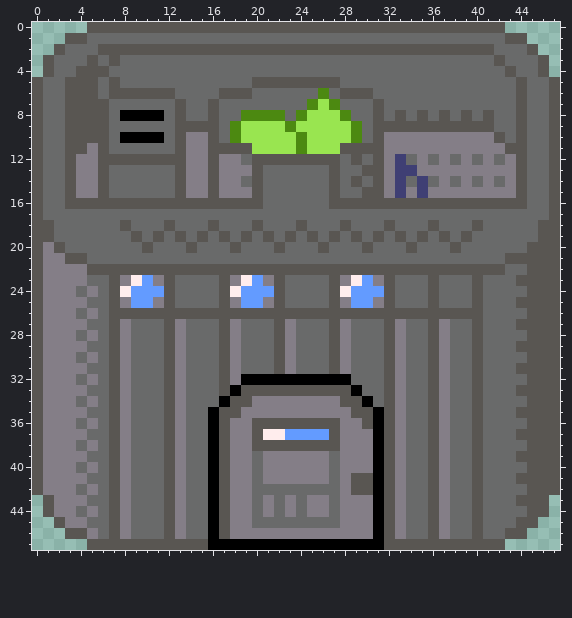
File history of a pixel-art sprite, data/mine1.png. The picture above was drawn from the file before the commit.
The file is 48x48 pixels.
After:
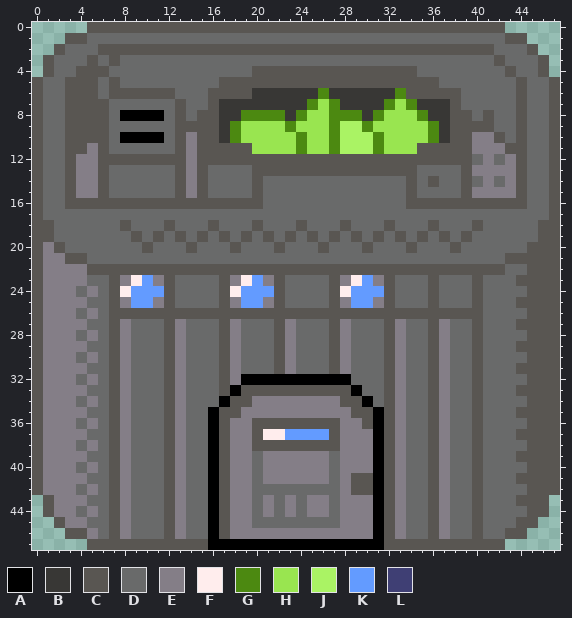
Palette (. is transparent): A #000000  B #383735  C #595652  D #696a6a  E #847e87  F #ffeded  G #4c8911  H #99e550  J #aaf364  K #639bff  L #3f3f74
From old to new:
y 4: x 20..34 DDDDDDDDDDDDDDD -> CCCCCCCCCCCCCCC
y 5: x 17..19 DDD -> CCC; x 28..36 DDDDDDDDD -> CCCCCCCCC
y 6: x 16 D -> C; x 20..25 DDDDDD -> BBBBBB; x 27..38 DCCCDDDDDDDD -> BBBBBBGCCCCC
y 7: x 17..24 DDDDDDDD -> BBBBBBBB; x 28..38 DDDCDDDDDDD -> BBBBGHGBBBC
y 8: x 15 D -> C; x 17..18 DD -> BB; x 23 D -> B; x 27 H -> G; x 29..38 DDCDCDCDCD -> GBGHHHGBBC
y 9: x 17 D -> B; x 27..37 HHGDCCCCCCC -> GJJGHHHHHGB
y 10: x 15 E -> C; x 17 D -> B; x 27..39 HHGDCEEEEEEEE -> GJJJGHHHHGBCC
y 11: x 15 E -> C; x 27..39 HCCCCEEEEEEEE -> GJJJGHHHCCCCC
y 12: x 15 E -> C; x 17..19 EED -> CCC; x 28 D -> C; x 30 D -> C; x 32..39 ELDEDEDE -> CCCCCCCC
y 13: x 15..19 ECEEE -> CDDDD; x 21..26 DDDDDD -> CCCCCC; x 28..29 DD -> CC; x 32..39 ELLEEEEE -> CCCDDDDC
y 14: x 15..18 ECEE -> CDDD; x 27 C -> D; x 29 C -> D; x 31..37 CELDLDE -> DDDCDCD; x 39 E -> C
y 15: x 15..19 ECEEE -> CDDDD; x 27 C -> D; x 30..39 CCELELEEEE -> DDDDCDDDDC
y 16: x 27..33 CCCCCCC -> DDDDDDD
Where, in picture pixels (left, top, right, bottom), the same in both pictures:
changed: (197, 66, 472, 209)
